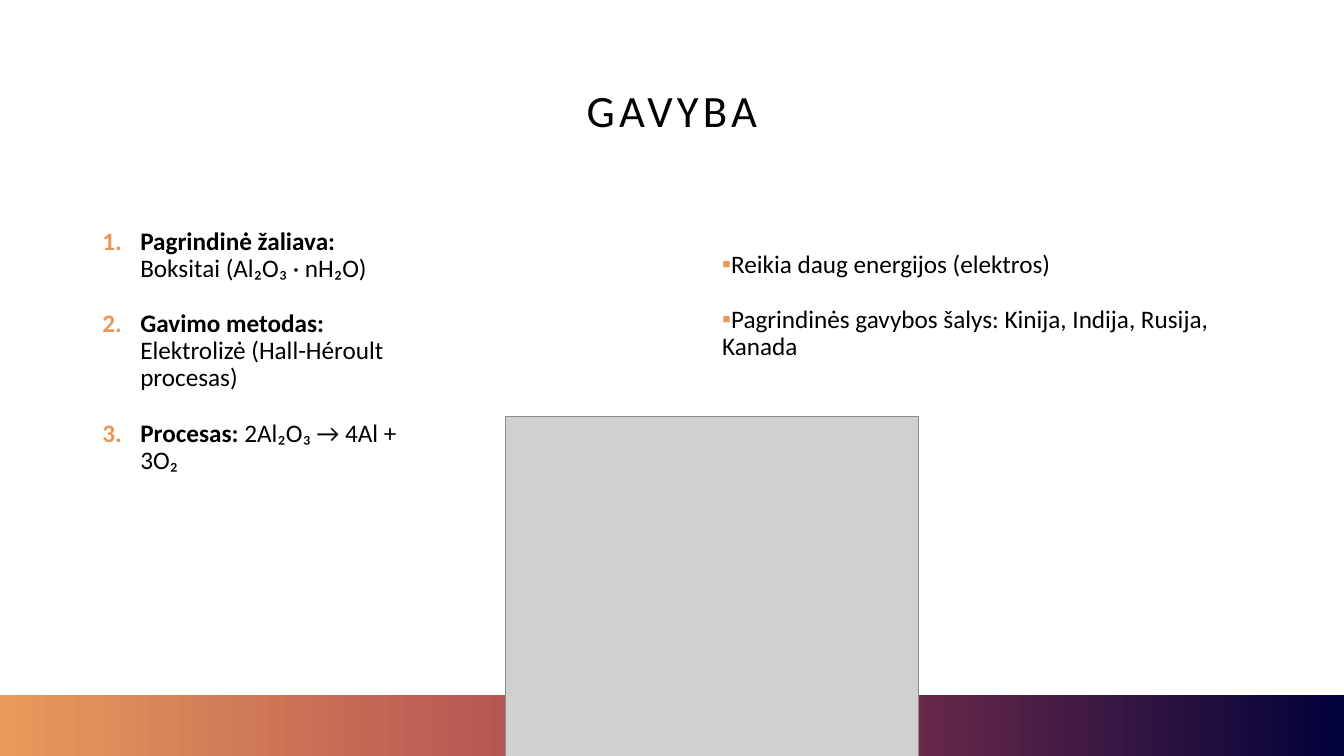
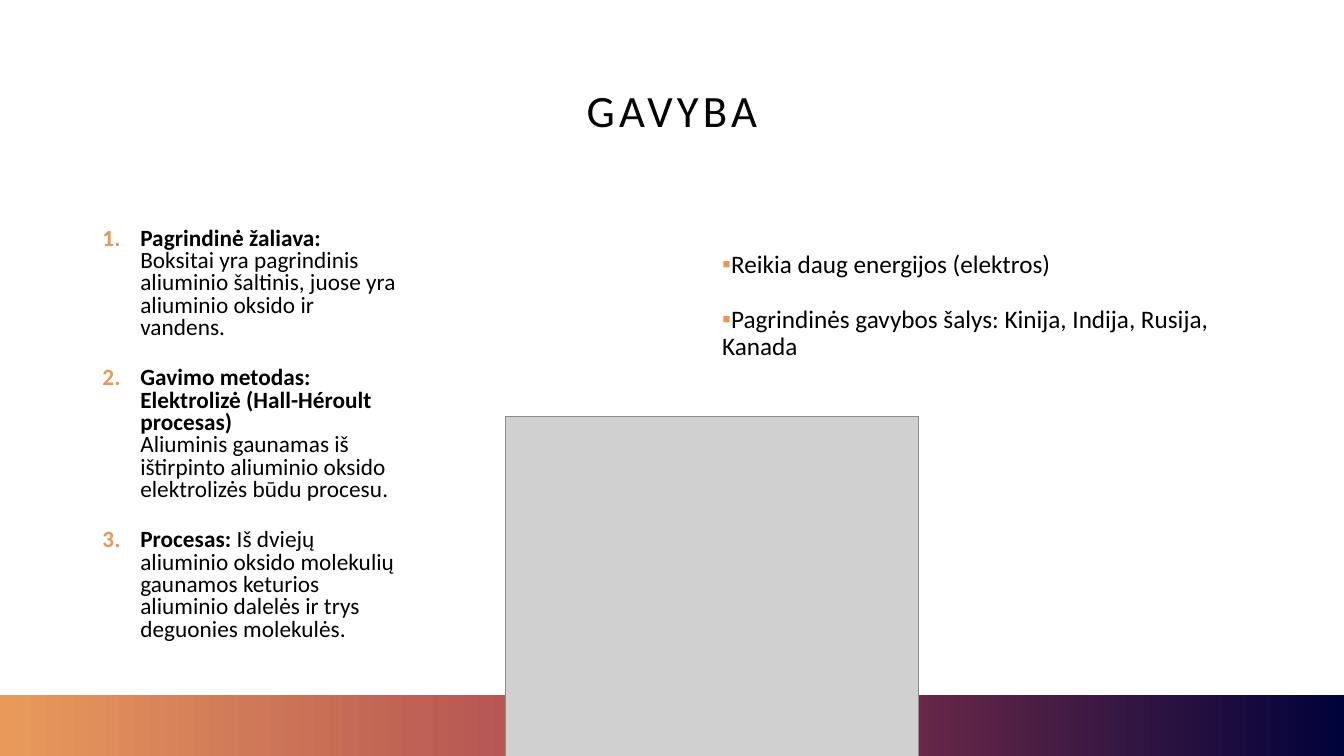
Before and after one commit to Preisonas/Skaidres, a slide deck: slide 5 of Nojus Kybartas aliuminis 2.pptx. Drawn at 1344x756 pixels with LibreOffice and Linux fonts; fonts in the diff are those of the drawing; grey boxes stand for pictures. Boxes give left, top, right and bottom in pixels: in the first picture for what was removed or moved away, otherwise in the second. Text is boxed around its words. In the diff, an @@ line names an element or a change of style, - is before the commit and + after.

```diff
--- a/Nojus Kybartas aliuminis 2.pptx
+++ b/Nojus Kybartas aliuminis 2.pptx
@@ text at box(140, 229, 395, 641): text changed; size 18 to 16.6 pt @@
-1. Pagrindinė žaliava: Boksitai (Al₂O₃ · nH₂O)
-2. Gavimo metodas: Elektrolizė (Hall-Héroult procesas)
-3. Procesas: 2Al₂O₃ → 4Al + 3O₂
+1. Pagrindinė žaliava: Boksitai yra pagrindinis aliuminio šaltinis, juose yra aliuminio oksido ir vandens.
+2. Gavimo metodas: Elektrolizė (Hall-Héroult procesas)
+   Aliuminis gaunamas iš ištirpinto aliuminio oksido elektrolizės būdu procesu.
+3. Procesas: Iš dviejų aliuminio oksido molekulių gaunamos keturios aliuminio dalelės ir trys deguonies molekulės.
```
Also in this commit, not shown: 1 other slide changed.
